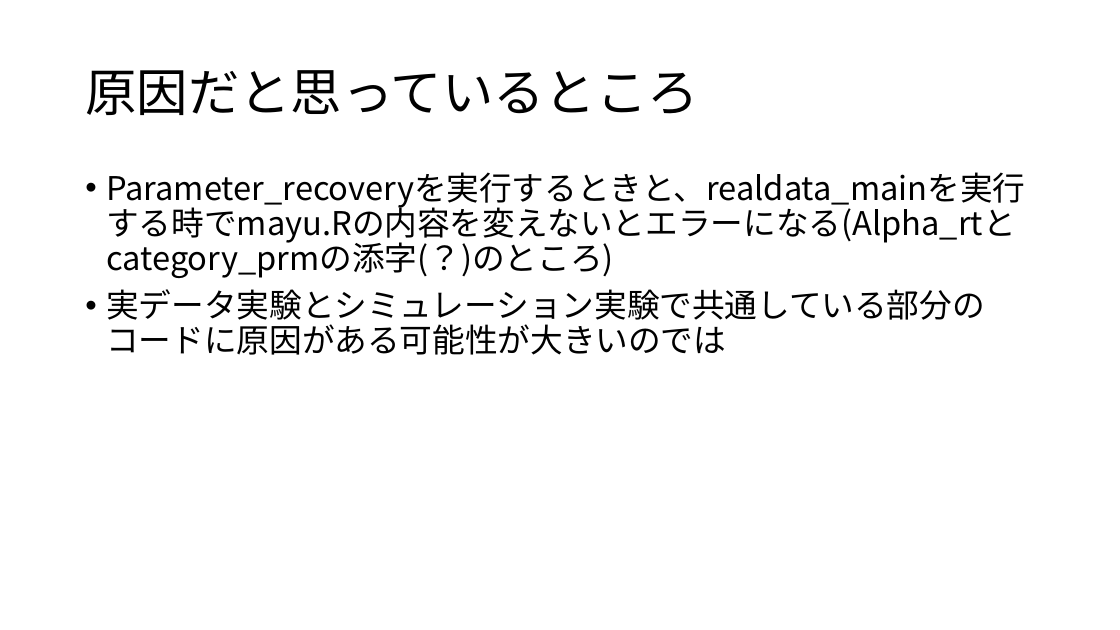
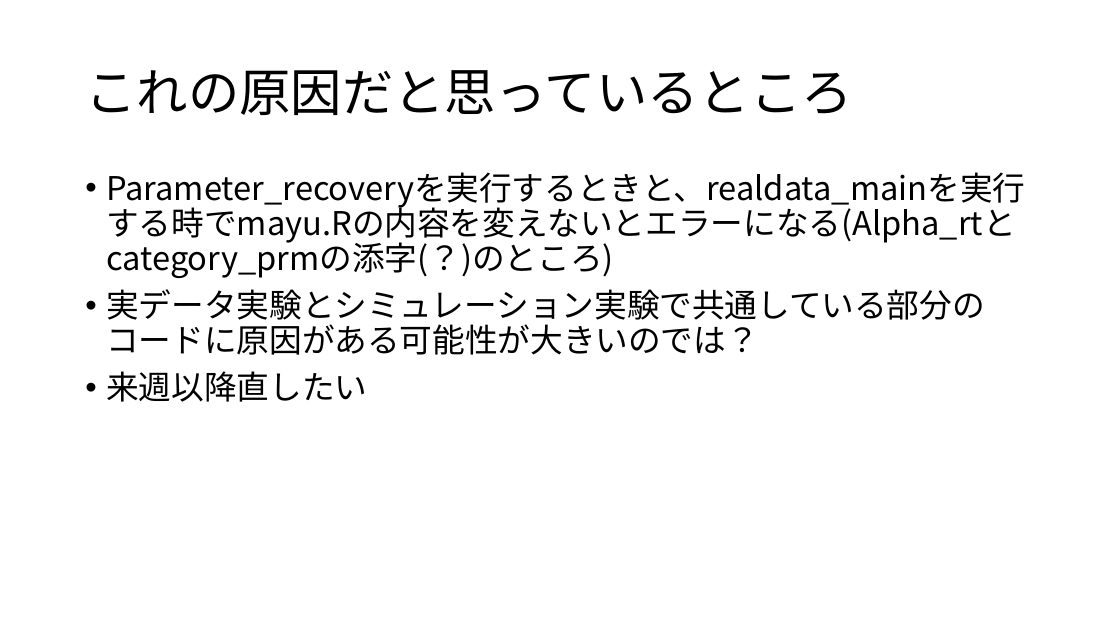
Before and after one commit to Mayu925/lab, a slide deck: slide 11 of ゼミ-727.pptx. Drawn at 1120x630 pixels with LibreOffice and Linux fonts; fonts in the diff are those of the drawing. Boxes give left, top, right and bottom in pixels: in the first picture for what was removed or moved away, otherwise in the second. Text is boxed around its words. In the diff, an @@ line names an element or a change of style, - is before the commit and + after.

Commit message:
0726

```diff
--- a/ゼミ-727.pptx
+++ b/ゼミ-727.pptx
@@ title at [85,70,852,115]: text changed @@
-原因だと思っているところ
+これの原因だと思っているところ
@@ text at [106,289,985,402]: text changed @@
-• 実データ実験とシミュレーション実験で共通している部分のコードに原因がある可能性が大きいのでは
+• 実データ実験とシミュレーション実験で共通している部分のコードに原因がある可能性が大きいのでは？
+• 来週以降直したい
```
Also in this commit, not shown: 1 other slide changed.
